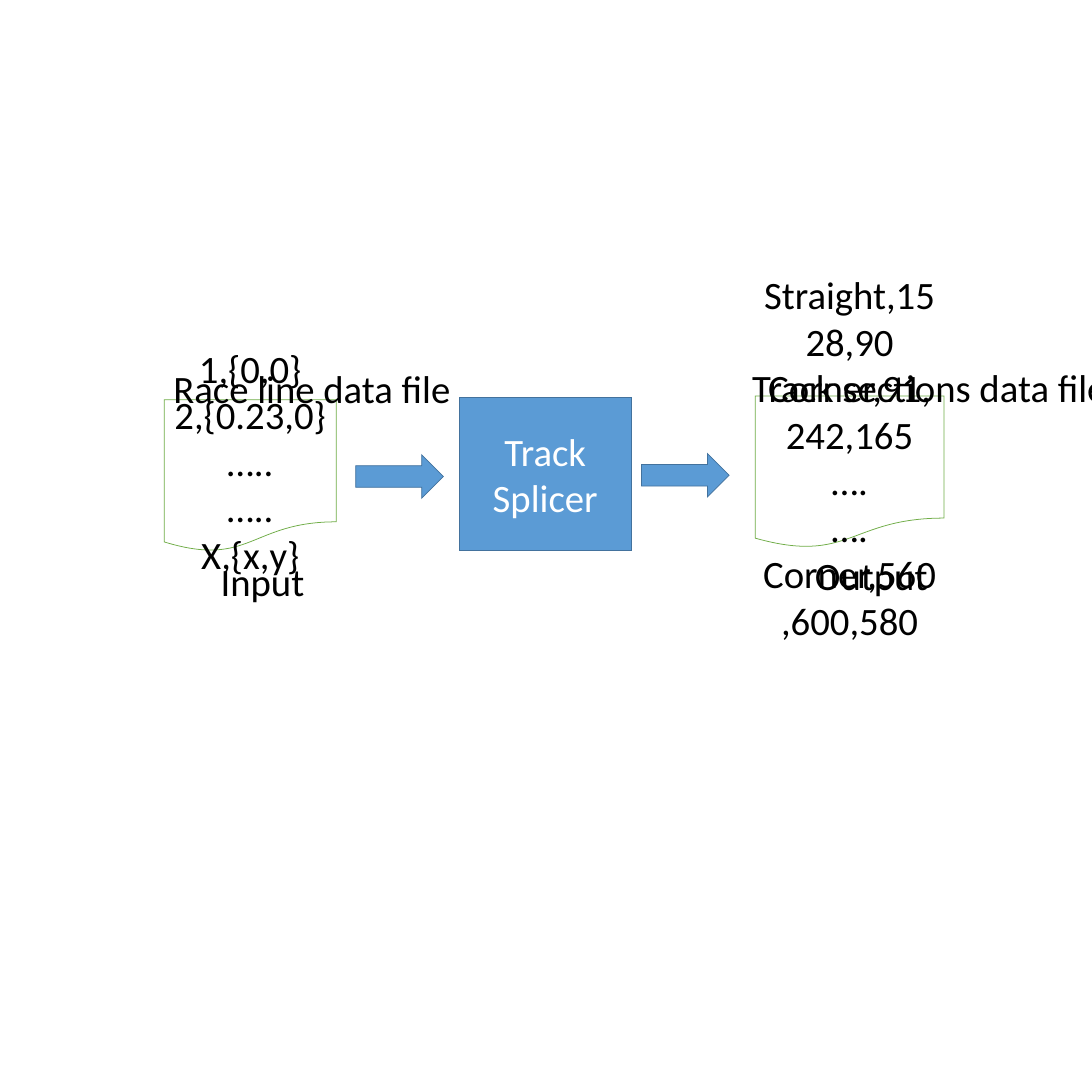
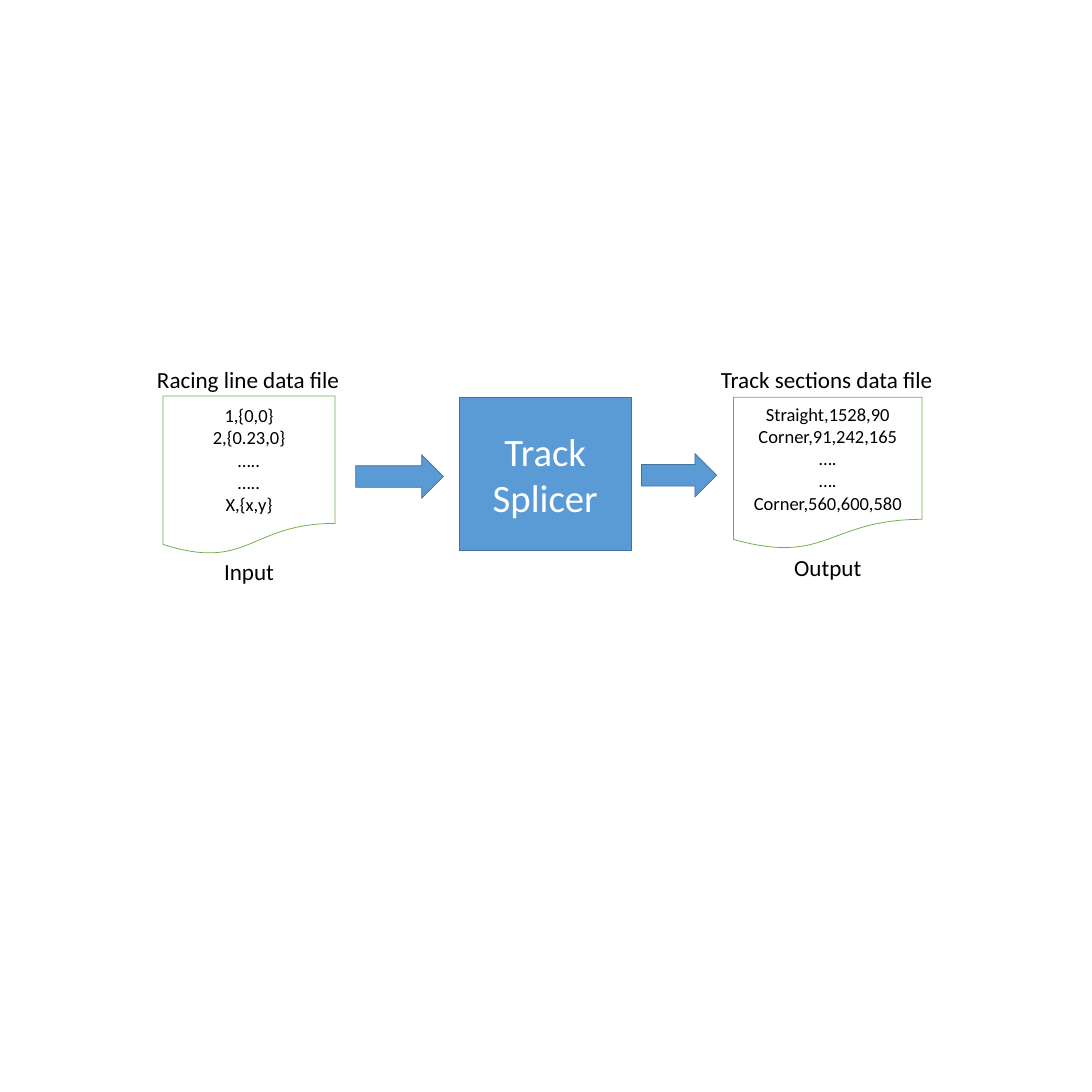
Before and after one commit to il-frans/FYP, a slide deck: slide 2 of Write Up/Power Point/Dia.pptx. Drawn at 1092x1092 pixels with LibreOffice and Linux fonts; fonts in the diff are those of the drawing. Boxes give left, top, right and bottom in pixels: in the first picture for what was removed or moved away, otherwise in the second. Text is boxed around its words. In the diff, an @@ line names an element or a change of style, - is before the commit and + after.

Commit message:
Updated splicer input output diagram

```diff
--- a/Write Up/Power Point/Dia.pptx
+++ b/Write Up/Power Point/Dia.pptx
@@ text at (157, 372, 339, 392): text changed; size 50.2 to 30 pt @@
-Race line data file
+Racing line data file
@@ text "Track sections data file": place and size @@
-text "Track sections data file" at (752, 375, 1092, 411)
+text "Track sections data file" at (721, 372, 932, 388)
@@ text "Track sections data file" at (721, 372, 932, 388): size 50.2 to 30 pt @@
@@ flow chart document "1,{0,0} 2,{0.23,0} ….. ….. X,{x,y}": place and size @@
-flow chart document "1,{0,0} 2,{0.23,0} ….. ….. X,{x,y}" at (164, 400, 336, 552)
+flow chart document "1,{0,0} 2,{0.23,0} ….. ….. X,{x,y}" at (163, 396, 335, 555)
@@ flow chart document "1,{0,0} 2,{0.23,0} ….. ….. X,{x,y}" at (163, 396, 335, 555): size 50.2 to 24 pt @@
@@ flow chart document "Straight,1528,90" at (733, 397, 922, 549): size 50.2 to 24 pt @@
@@ flow chart document "Straight,1528,90": place and size @@
-flow chart document "Straight,1528,90" at (755, 396, 944, 548)
+flow chart document "Straight,1528,90" at (733, 397, 922, 549)
@@ right arrow: place and size @@
-right arrow at (642, 454, 729, 497)
+right arrow at (642, 454, 717, 497)
@@ text "Input" at (224, 565, 274, 584): size 50.2 to 30 pt; alignment left to centre @@
@@ text "Output": place and size @@
-text "Output" at (815, 561, 928, 597)
+text "Output" at (794, 561, 861, 580)
@@ text "Output" at (794, 561, 861, 580): size 50.2 to 30 pt; alignment left to centre @@
```
Also in this commit, not shown: 1 other file.
